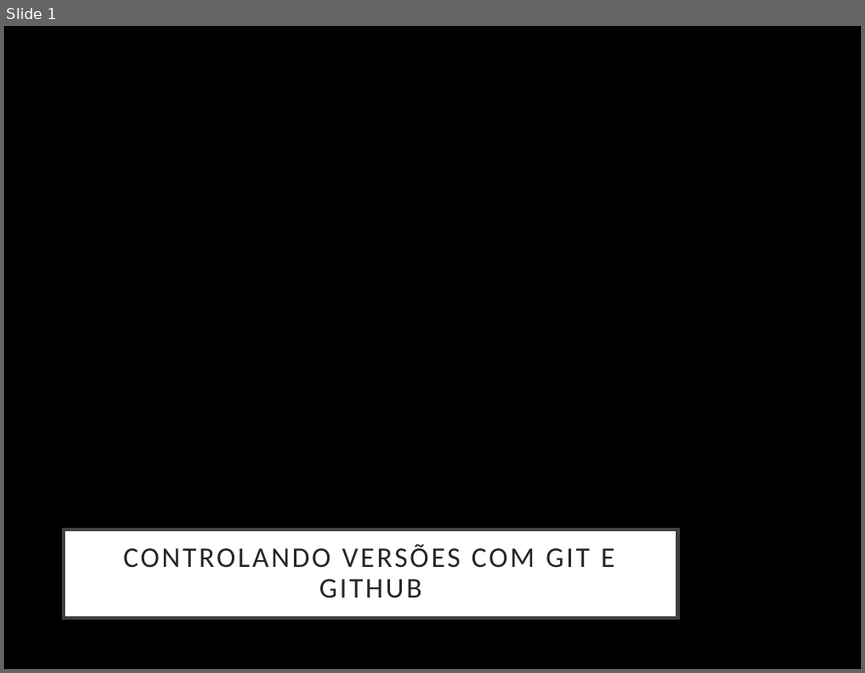
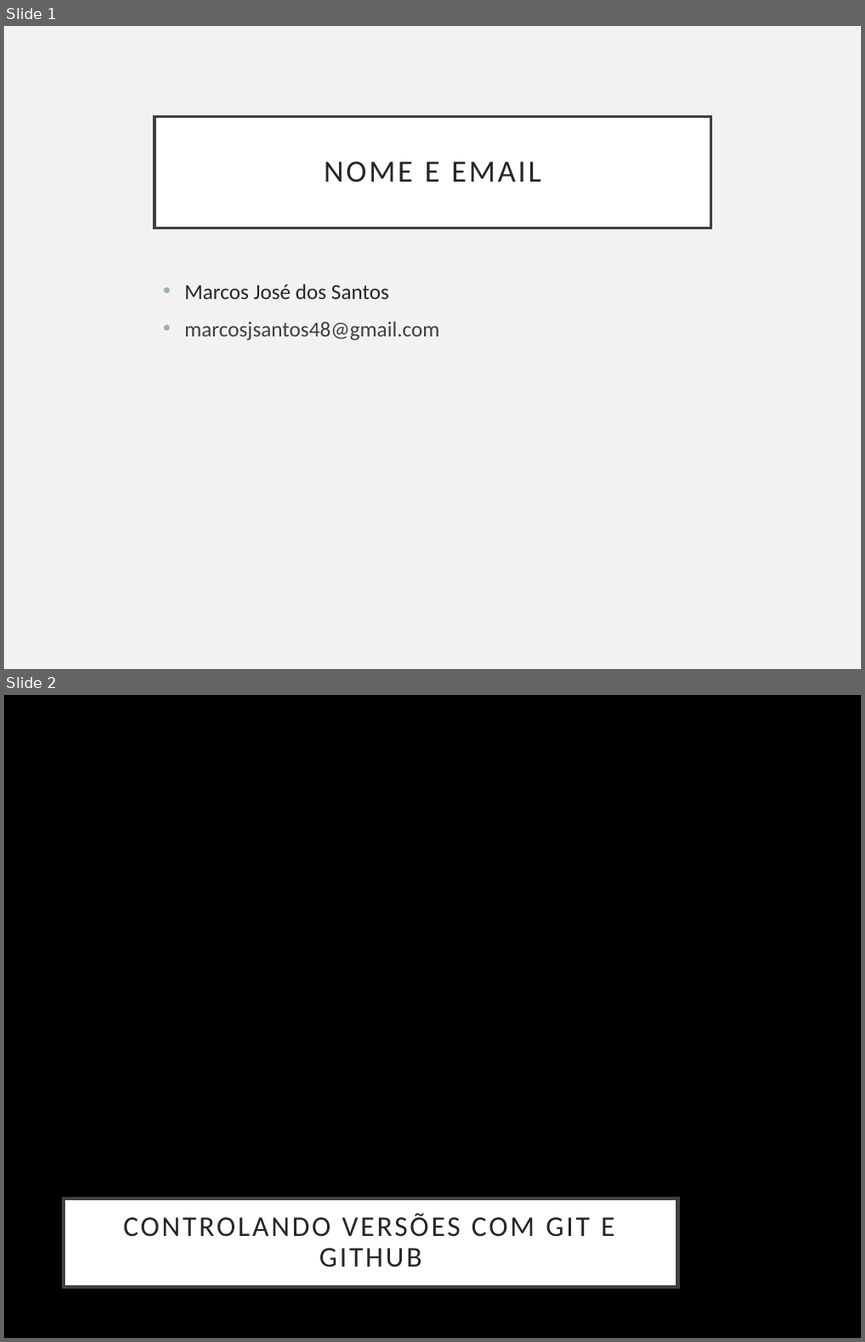
Before and after one commit to Paulo-UNIRON/aula_git_2020.2, a slide deck: Controlando versões com Git e Github - Capítulo I.pptx. Shown one above the other, each under a label of ours: slide 1 before the commit, slides 1 and 2 after it. The pictures are 865x673 and 865x1342 pixels, drawn with LibreOffice and Linux fonts; fonts in the diff are those of the drawing; background and template pictures are left out. Boxes give left, top, right and bottom in pixels: in the first picture for what was removed or moved away, otherwise in the second. Text is boxed around its words. In the diff, an @@ line names an element or a change of style, - is before the commit and + after.

Commit message:
acrescentando meu nome e email
isso foi um exerício no qual o intuito era alterar um arquivo usando versionamento do git. agora introduzi meu nome e email.

```diff
--- a/Controlando versões com Git e Github - Capítulo I.pptx
+++ b/Controlando versões com Git e Github - Capítulo I.pptx
@@ slide 1 added at [4, 26, 861, 669], background #F2F2F2 @@
@@ title added at [154, 116, 711, 227], fill #FFFFFF, outline #404040 2.5 pt, 26 pt, text #262626 @@
+NOME E EMAIL
@@ text added at [184, 284, 439, 340], 18 pt, text #3C4043 @@
+• Marcos José dos Santos
+• marcosjsantos48@gmail.com
@@ what was slide 1 is now slide 2 @@
```
Also in this commit, not shown: 1 other file.
